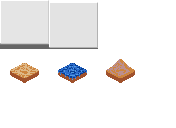
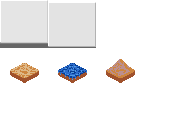
Two versions of the same layered image (w=176, h=128). Layer-by-layer changes:
painted on "背景" over <box>0,0,98,49</box>
